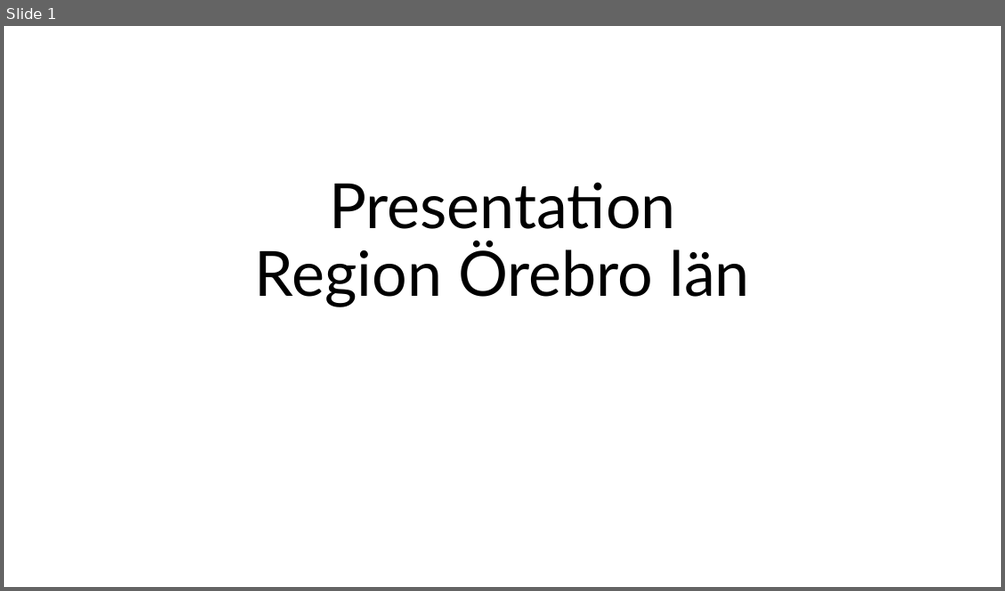
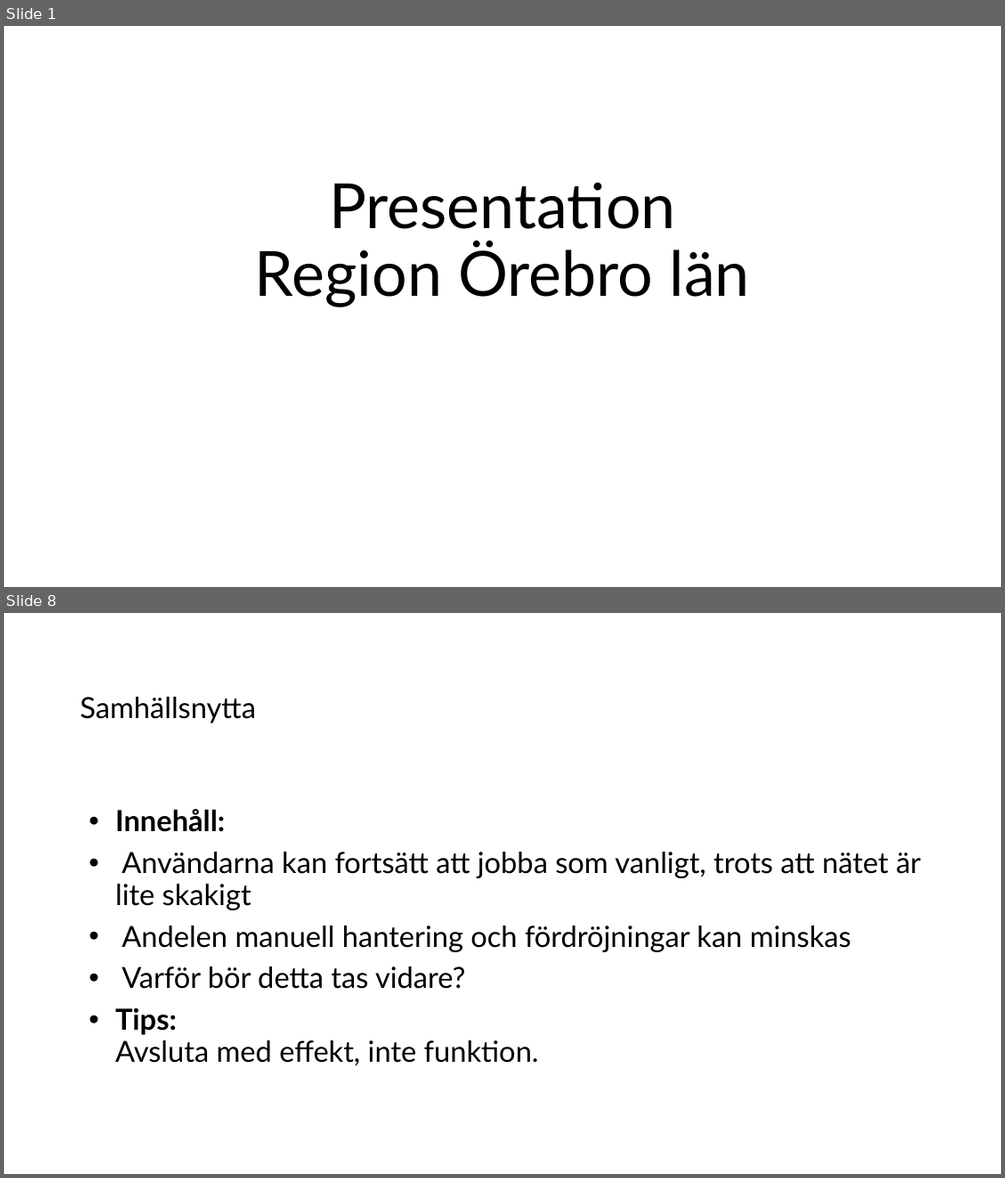
Before and after one commit to arizon-dread/region-orebro-lan, a slide deck: doc/Presentation KLIRR Hack Region Örebro län.odp. Shown one above the other, each under a label of ours: slide 1 before the commit, slides 1 and 8 after it; the slides between them are not shown. The pictures are 1005x591 and 1005x1178 pixels, drawn with LibreOffice and Linux fonts; fonts in the diff are those of the drawing. Boxes give left, top, right and bottom in pixels: in the first picture for what was removed or moved away, otherwise in the second. Text is boxed around its words. In the diff, an @@ line names an element or a change of style, - is before the commit and + after.

```diff
--- a/doc/Presentation KLIRR Hack Region Örebro län.odp
+++ b/doc/Presentation KLIRR Hack Region Örebro län.odp
@@ slide 8 added at (4,613,1001,1174), background #FFFFFF @@
@@ title added at (80,697,256,723), 28 pt, text #000000 @@
+Samhällsnytta
@@ text added at (115,809,921,1066), 28 pt, text #000000 @@
+• Innehåll:
+• Användarna kan fortsätt att jobba som vanligt, trots att nätet är lite skakigt
+• Andelen manuell hantering och fördröjningar kan minskas
+• Varför bör detta tas vidare?
+• Tips:
+  Avsluta med effekt, inte funktion.
```
Also in this commit, not shown: 5 slides changed, 1 other slide added, 2 slides removed, 1 other file.
